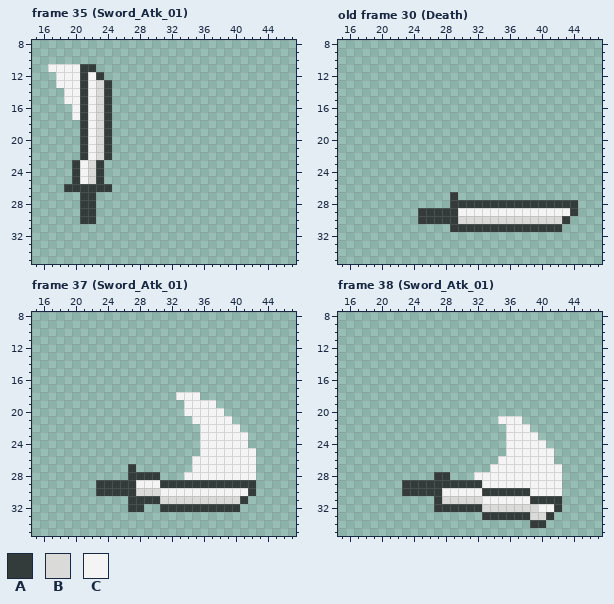
Pixel-art file: HAdventure2D/Assets/CharacterStudio/Base/Set_01/Master.aseprite. That is the earlier state.
48x48 pixels, 62 frames. Shown: frame 35 (Sword_Atk_01): x 15..47, y 8..35; old frame 30 (Death): x 15..47, y 8..35; frame 37 (Sword_Atk_01): x 15..47, y 8..35; frame 38 (Sword_Atk_01): x 15..47, y 8..35. The commit also changed other frames, which this record leaves out.
Palette (. is transparent): A #333c3a  B #dadad8  C #f4f4f4
Pixels before, frame 35 (Sword_Atk_01), first column x 17:
11 CCCCAA..
12 .CCCACA.
13 .CCCACBA
14 ..CCACBA
15 ..CCACBA
16 ...CACBA
17 ...CACBA
18 ....ACBA
19 ....ACBA
20 ....ACBA
21 ....ACBA
22 ....ACBA
23 ...ACBA.
24 ...ACBA.
25 ...ACBA.
26 ..AAAAAA
27 ....AA..
28 ....AA..
29 ....AA..
30 ....AA..
Pixels before, old frame 30 (Death), first column x 25:
27 ....A...............
28 ....AAAAAAAAAAAAAAAA
29 AAAAACCCCCCCCCCCCCCA
30 AAAAABBBBBBBBBBBBBA.
31 ....AAAAAAAAAAAAAA..
Pixels before, frame 37 (Sword_Atk_01), first column x 23:
18 ..........CCC.......
19 ...........CCCC.....
20 ...........CCCCC....
21 ............CCCCC...
22 .............CCCCC..
23 .............CCCCCC.
24 .............CCCCCC.
25 .............CCCCCCC
26 ............CCCCCCCC
27 ....A.......CCCCCCCC
28 ....AAAA...CCCCCCCCC
29 AAAAACCCAAAAAAAAAAAA
30 AAAAABBBCCCCCCCCCCCA
31 ....AAAABBBBBBBBBBA.
32 ....AA..AAAAAAAAAA..
Pixels before, frame 38 (Sword_Atk_01), first column x 23:
21 ............CCC.....
22 .............CCC....
23 .............CCCC...
24 .............CCCCC..
25 .............CCCCCC.
26 ............CCCCCCC.
27 ...........CCCCCCCCC
28 ....AA...CCCCCCCCCCC
29 AAAAAAAAAACCCCCCCCCC
30 AAAAACCCCCAAAAAACCCC
31 ....ABBBBBCCCCCCAAAA
32 ....AAAAAABBBBBBBCCA
33 ..........AAAAAABBA.
34 ................AA..
The result:
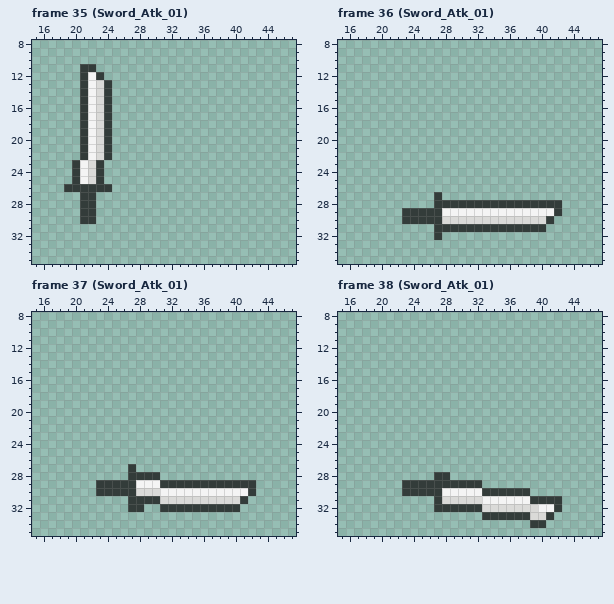
A new or re-ordered frame is compared with the old frame closest to it.
Changes in this commit:
layer "RSword_VFX" now hidden
layer "RSword" now shown
frames re-ordered
Frame 35 (Sword_Atk_01):
y 11: x 17..20 CCCC -> ....
y 12..13: x 18..20 CCC -> ...
y 14..15: x 19..20 CC -> ..
y 16..17: x 20 C -> .
Frame 36 (Sword_Atk_01) against old frame 30 (Death):
y 27: x 27 . -> A; x 29 A -> .
y 28: x 27..28 .. -> AA; x 43..44 AA -> ..
y 29: x 23..24 .. -> AA; x 28..29 AA -> CC; x 42..44 CCA -> A..
y 30: x 23..24 .. -> AA; x 28..29 AA -> BB; x 41..43 BBA -> A..
y 31: x 27..28 .. -> AA; x 41..42 AA -> ..
y 32: x 27 . -> A
Frame 37 (Sword_Atk_01):
y 18: x 33..35 CCC -> ...
y 19: x 34..37 CCCC -> ....
y 20: x 34..38 CCCCC -> .....
y 21: x 35..39 CCCCC -> .....
y 22: x 36..40 CCCCC -> .....
y 23..24: x 36..41 CCCCCC -> ......
y 25: x 36..42 CCCCCCC -> .......
y 26..27: x 35..42 CCCCCCCC -> ........
y 28: x 34..42 CCCCCCCCC -> .........
Frame 38 (Sword_Atk_01):
y 21: x 35..37 CCC -> ...
y 22: x 36..38 CCC -> ...
y 23: x 36..39 CCCC -> ....
y 24: x 36..40 CCCCC -> .....
y 25: x 36..41 CCCCCC -> ......
y 26: x 35..41 CCCCCCC -> .......
y 27: x 34..42 CCCCCCCCC -> .........
y 28: x 32..42 CCCCCCCCCCC -> ...........
y 29: x 33..42 CCCCCCCCCC -> ..........
y 30: x 39..42 CCCC -> ....
